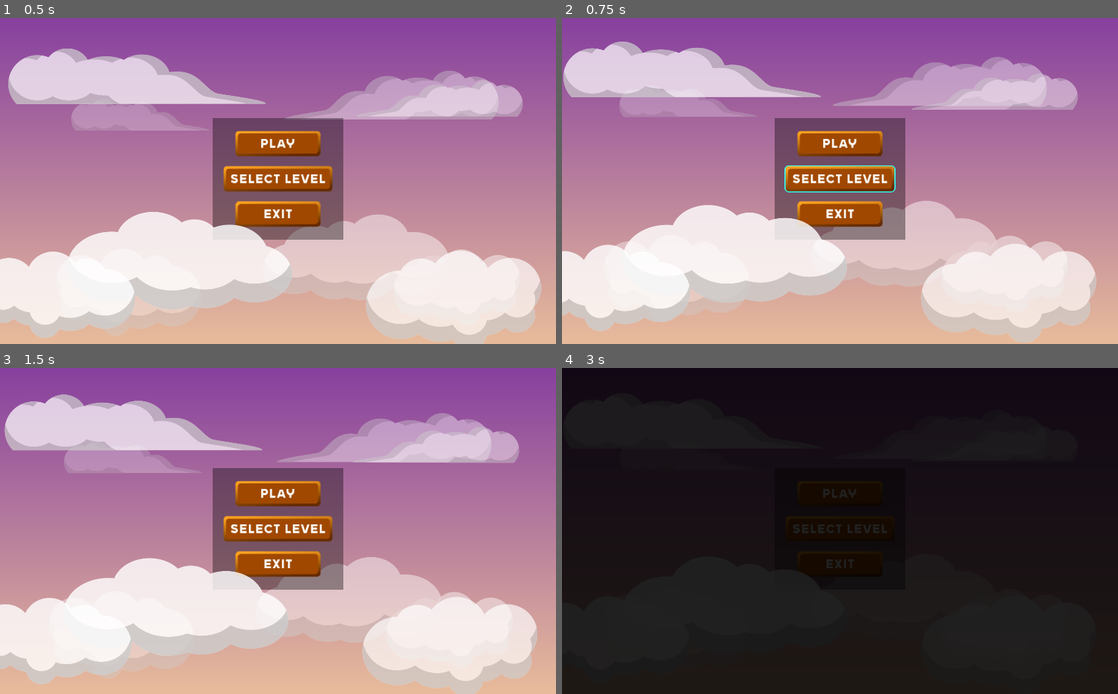
Above: before the commit, frames 1-4 (two rows, left to right).
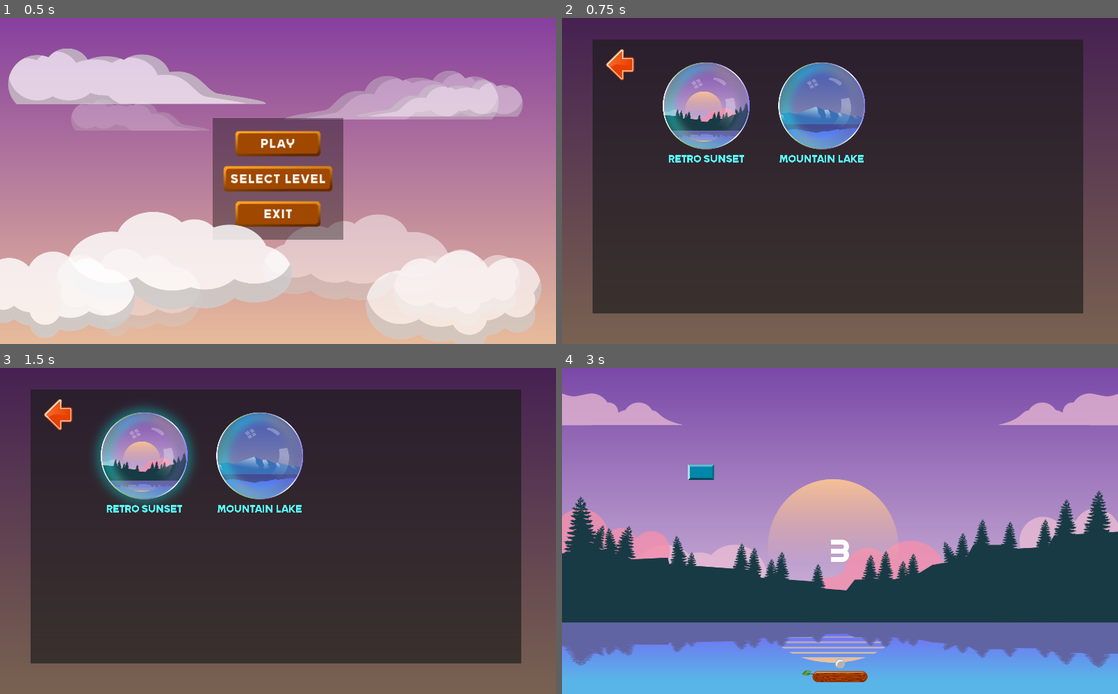
Above: after the commit, the same moments.

Repository: gruntworks/breakout
Game: Godot game, scene res://scenes/MainMenu.tscn
The game is run twice, just before and just after one commit, with the same random seed, the same clock (stepped at 60 frames per second) and the same inputs. Sound files missing from this copy of the repository are replaced by a short silence.
Inputs (mouse positions are in pixels of both pictures, inside the frame that each line leads up to):
- Up to frame 1 (0.5 s): no input
- Up to frame 2 (0.75 s): click "SELECT LEVEL" at 0.5 s
- Up to frame 3 (1.5 s): click (144, 456) at 1.25 s, where only the run after the commit has a clickable "Retro Sunset"
- Up to frame 4 (3 s): click (840, 491) at 2 s, where only the run before the commit has a clickable "PLAY"; click (840, 491) at 2.75 s, where only the run before the commit has a clickable "PLAY"

Frame 1 is identical in both runs. In frame 2, 100% of the frame differs, in the area x 0-100%, y 0-100%; in frame 3, 100%; in frame 4, 100%.

Commit message:
Adds level select and appropriate logic

Diff:
--- a/autoload/scene_loader.gd
+++ b/autoload/scene_loader.gd
@@ -1,7 +1,7 @@
 extends Node
 
-var current_level = 1
-var total_scene_levels = 2
+var current_level: int = 1
+var total_scene_levels: int = 2
 
 func level_up() -> void:
 	if current_level <= total_scene_levels:
--- a/scenes/LevelSelect.tscn
+++ b/scenes/LevelSelect.tscn
@@ -1,10 +1,25 @@
-[gd_scene load_steps=2 format=2]
+[gd_scene load_steps=13 format=2]
 
 [ext_resource path="res://assets/backgrounds/cloud_bg.png" type="Texture" id=1]
+[ext_resource path="res://assets/arrowBack_hover.png" type="Texture" id=2]
+[ext_resource path="res://assets/arrowBack.png" type="Texture" id=3]
+[ext_resource path="res://assets/thumbnails/1_thumb_hover.png" type="Texture" id=4]
+[ext_resource path="res://assets/thumbnails/1_thumb.png" type="Texture" id=5]
+[ext_resource path="res://assets/Steinberg.ttf" type="DynamicFontData" id=6]
+[ext_resource path="res://assets/thumbnails/2_thumb.png" type="Texture" id=7]
+[ext_resource path="res://assets/thumbnails/2_thumb_hover.png" type="Texture" id=8]
+[ext_resource path="res://scripts/level_select.gd" type="Script" id=9]
+[ext_resource path="res://assets/sound/retro_hover.wav" type="AudioStream" id=10]
+[ext_resource path="res://assets/sound/select_click.wav" type="AudioStream" id=11]
+
+[sub_resource type="DynamicFont" id=1]
+size = 49
+font_data = ExtResource( 6 )
 
 [node name="LevelSelect" type="Control"]
 anchor_right = 1.0
 anchor_bottom = 1.0
+script = ExtResource( 9 )
 __meta__ = {
 "_edit_use_anchors_": false
 }
@@ -12,8 +27,6 @@
 [node name="TextureRect" type="TextureRect" parent="."]
 anchor_right = 1.0
 anchor_bottom = 1.0
-margin_right = 1600.0
-margin_bottom = 900.0
 rect_scale = Vector2( 0.64, 0.666 )
 texture = ExtResource( 1 )
 __meta__ = {
@@ -28,37 +41,104 @@
 "_edit_use_anchors_": false
 }
 
-[node name="ParentContainer" type="ColorRect" parent="."]
-anchor_left = 0.5
-anchor_top = 0.5
-anchor_right = 0.5
-anchor_bottom = 0.5
-margin_left = -448.0
-margin_top = -236.0
-margin_right = 448.0
-margin_bottom = 236.0
-color = Color( 0, 0, 0, 0.478431 )
+[node name="ColorRect" type="ColorRect" parent="."]
+anchor_right = 1.0
+anchor_bottom = 1.0
+margin_left = 56.0
+margin_top = 40.0
+margin_right = -64.0
+margin_bottom = -56.0
+color = Color( 0.109804, 0.109804, 0.109804, 0.662745 )
 __meta__ = {
 "_edit_use_anchors_": false
 }
 
-[node name="HBoxContainer" type="HBoxContainer" parent="ParentContainer"]
-anchor_left = 0.5
-anchor_top = 0.5
-anchor_right = 0.5
-anchor_bottom = 0.5
-margin_left = -416.0
-margin_top = -204.0
-margin_right = 416.0
-margin_bottom = 204.0
+[node name="LevelSelector" type="GridContainer" parent="."]
+anchor_right = 1.0
+anchor_bottom = 1.0
+margin_left = 160.0
+margin_top = 56.0
+margin_right = 916.0
+margin_bottom = 616.0
+rect_scale = Vector2( 0.4, 0.4 )
+columns = 3
 __meta__ = {
 "_edit_use_anchors_": false
 }
 
-[node name="ColorRect" type="ColorRect" parent="ParentContainer/HBoxContainer"]
-margin_right = 200.0
-margin_bottom = 150.0
-grow_horizontal = 0
-grow_vertical = 0
-size_flags_horizontal = 7
-size_flags_vertical = 7
+[node name="1" type="TextureButton" parent="LevelSelector" groups=[
+"level_select",
+]]
+margin_right = 528.0
+margin_bottom = 528.0
+rect_min_size = Vector2( 220, 220 )
+size_flags_horizontal = 0
+size_flags_vertical = 0
+texture_normal = ExtResource( 5 )
+texture_hover = ExtResource( 4 )
+
+[node name="LevelName" type="Label" parent="LevelSelector/1"]
+anchor_top = 0.909
+anchor_right = 1.0
+anchor_bottom = 1.023
+margin_top = -0.952026
+margin_bottom = 4.85602
+custom_fonts/font = SubResource( 1 )
+custom_colors/font_color = Color( 0.34902, 0.988235, 0.988235, 1 )
+text = "Retro Sunset"
+align = 1
+valign = 1
+__meta__ = {
+"_edit_use_anchors_": false
+}
+
+[node name="2" type="TextureButton" parent="LevelSelector" groups=[
+"level_select",
+]]
+margin_left = 532.0
+margin_right = 1060.0
+margin_bottom = 528.0
+rect_min_size = Vector2( 220, 220 )
+size_flags_horizontal = 0
+size_flags_vertical = 0
+texture_normal = ExtResource( 7 )
+texture_hover = ExtResource( 8 )
+
+[node name="LevelName" type="Label" parent="LevelSelector/2"]
+anchor_top = 0.909
+anchor_right = 1.0
+anchor_bottom = 1.023
+margin_top = -0.952026
+margin_bottom = 4.85602
+custom_fonts/font = SubResource( 1 )
+custom_colors/font_color = Color( 0.34902, 0.988235, 0.988235, 1 )
+text = "Mountain Lake"
+align = 1
+valign = 1
+__meta__ = {
+"_edit_use_anchors_": false
+}
+
+[node name="BackButton" type="TextureButton" parent="."]
+margin_left = 80.0
+margin_top = 56.0
+margin_right = 170.0
+margin_bottom = 156.0
+rect_scale = Vector2( 0.6, 0.6 )
+size_flags_horizontal = 4
+size_flags_vertical = 4
+texture_normal = ExtResource( 3 )
+texture_hover = ExtResource( 2 )
+__meta__ = {
+"_edit_use_anchors_": false
+}
+
+[node name="Audio" type="Node" parent="."]
+
+[node name="ButtonHoverAudio" type="AudioStreamPlayer" parent="Audio"]
+stream = ExtResource( 10 )
+
+[node name="ButtonClickAudio" type="AudioStreamPlayer" parent="Audio"]
+stream = ExtResource( 11 )
+[connection signal="mouse_entered" from="BackButton" to="." method="_on_BackButton_mouse_entered"]
+[connection signal="pressed" from="BackButton" to="." method="_on_BackButton_pressed"]
--- a/scenes/MainMenu.tscn
+++ b/scenes/MainMenu.tscn
@@ -185,6 +185,7 @@
 [connection signal="mouse_entered" from="Menu_Background/CenterContainer/VBoxContainer/Play" to="." method="_on_PlayButton_mouse_entered"]
 [connection signal="pressed" from="Menu_Background/CenterContainer/VBoxContainer/Play" to="." method="_on_PlayButton_pressed"]
 [connection signal="mouse_entered" from="Menu_Background/CenterContainer/VBoxContainer/LevelSelect" to="." method="_on_PlayButton_mouse_entered"]
+[connection signal="pressed" from="Menu_Background/CenterContainer/VBoxContainer/LevelSelect" to="." method="_on_LevelSelect_pressed"]
 [connection signal="mouse_entered" from="Menu_Background/CenterContainer/VBoxContainer/Exit" to="." method="_on_Exit_Button_mouse_entered"]
 [connection signal="pressed" from="Menu_Background/CenterContainer/VBoxContainer/Exit" to="." method="_on_Exit_Button_pressed"]
 [connection signal="fade_finished" from="FadeIn" to="." method="_on_FadeIn_fade_finished"]
--- /dev/null
+++ b/scripts/level_select.gd
@@ -0,0 +1,27 @@
+extends Control
+
+func _ready() -> void:
+	for level in get_tree().get_nodes_in_group("level_select"):
+		level.connect("mouse_entered", self, "_on_level_bubble_hover", [level])
+		level.connect("pressed", self, "_on_level_bubble_click", [level])
+
+func _on_level_bubble_click(level: TextureButton) -> void:
+	LOADER.current_level = int(level.name)
+	$Audio/ButtonClickAudio.play()
+	yield($Audio/ButtonClickAudio, "finished")
+
+	if get_tree().change_scene("res://scenes/Main.tscn") != OK:
+		print("Main scene load failed")
+
+func _on_level_bubble_hover(_level: TextureButton) -> void:
+	$Audio/ButtonHoverAudio.play()
+
+func _on_BackButton_pressed() -> void:
+	$Audio/ButtonClickAudio.play()
+	yield($Audio/ButtonClickAudio, "finished")
+	if get_tree().change_scene("res://scenes/MainMenu.tscn") != OK:
+		print("Main Menu scene load failed")
+
+
+func _on_BackButton_mouse_entered() -> void:
+	$Audio/ButtonHoverAudio.play()
--- a/scripts/main_menu.gd
+++ b/scripts/main_menu.gd
@@ -40,3 +40,8 @@
 
 func _on_Exit_Button_mouse_entered() -> void:
 	$Audio/ButtonHover.play()
+
+
+func _on_LevelSelect_pressed() -> void:
+	if get_tree().change_scene("res://scenes/LevelSelect.tscn") != OK:
+		print("Level Select scene failed to load")
Binary file added: assets/arrowBack.png
Not shown, added: assets/arrowBack.png.import
Binary file added: assets/arrowBack_hover.png
Not shown, added: assets/arrowBack_hover.png.import
Binary file added: assets/thumbnails/1_thumb.png
Not shown, added: assets/thumbnails/1_thumb.png.import
Binary file added: assets/thumbnails/1_thumb_hover.png
Not shown, added: assets/thumbnails/1_thumb_hover.png.import
Binary file added: assets/thumbnails/2_thumb.png
Not shown, added: assets/thumbnails/2_thumb.png.import
Binary file added: assets/thumbnails/2_thumb_hover.png
Not shown, added: assets/thumbnails/2_thumb_hover.png.import
